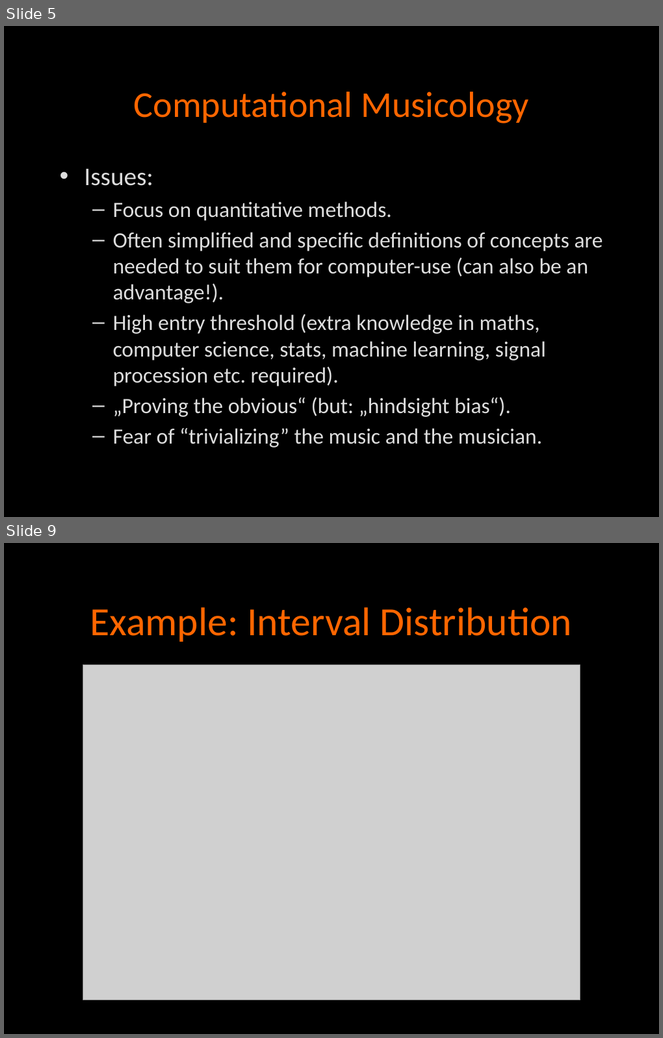
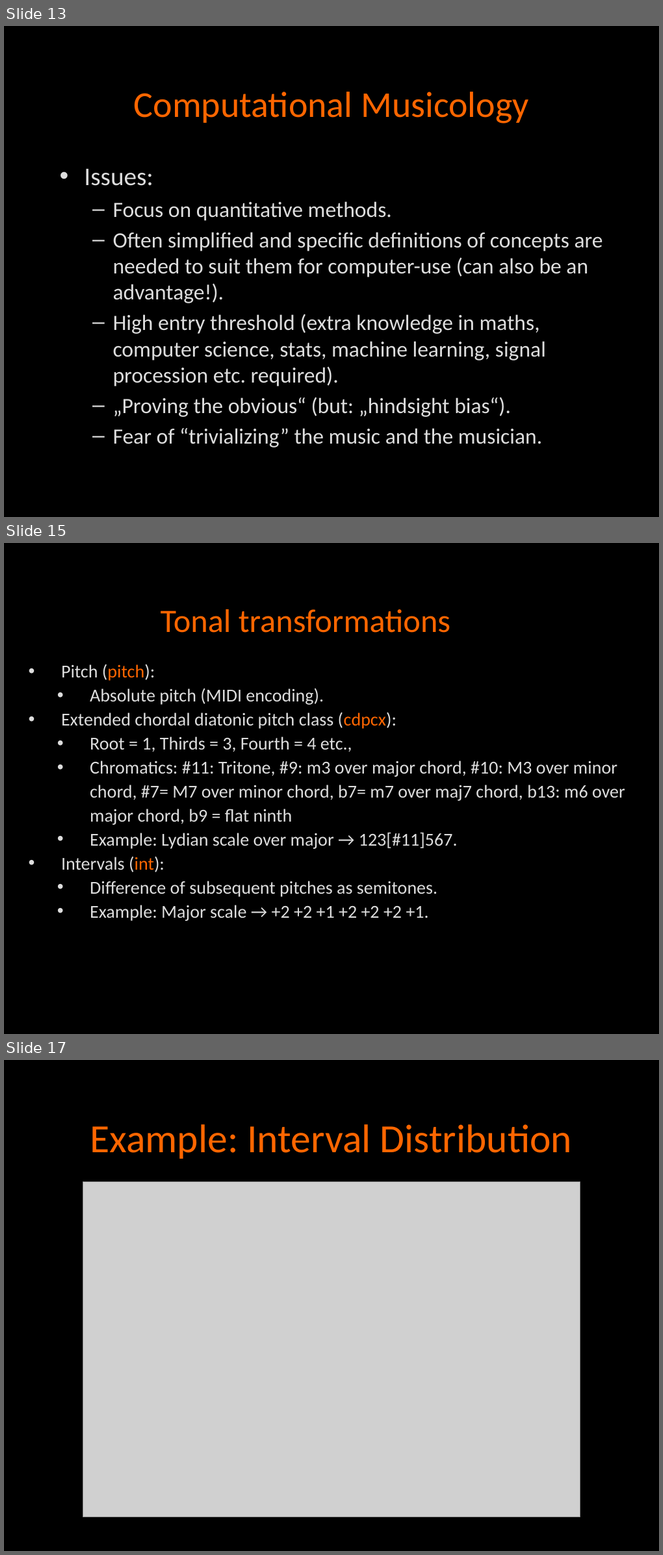
Before and after one commit to klausfrieler/digthatlick_lecture, a slide deck: frieler_ComSysMus_workshop.pptx. Shown one above the other, each under a label of ours: slides 5 and 9 before the commit, slides 13, 15 and 17 after it; the slides between them are not shown. The pictures are 663x1038 and 663x1555 pixels, drawn with LibreOffice and Linux fonts; fonts in the diff are those of the drawing; grey boxes stand for pictures. Boxes give left, top, right and bottom in pixels: in the first picture for what was removed or moved away, otherwise in the second. Text is boxed around its words. In the diff, an @@ line names an element or a change of style, - is before the commit and + after.

```diff
--- a/frieler_ComSysMus_workshop.pptx
+++ b/frieler_ComSysMus_workshop.pptx
@@ slide 15 added at (x1=4, y1=543, x2=659, y2=1034), background #000000; not listed: 2 template elements that a slide beside it also shows @@
@@ title added at (x1=27, y1=581, x2=584, y2=657), outline #000000 0.75 pt, 36 pt, text #FF6600 @@
+Tonal transformations
@@ text added at (x1=61, y1=664, x2=625, y2=921), 20 pt, text #DDDDDD @@
+• Pitch (pitch):
+  • Absolute pitch (MIDI encoding).
+• Extended chordal diatonic pitch class (cdpcx):
+  • Root = 1, Thirds = 3, Fourth = 4 etc.,
+  • Chromatics: #11: Tritone, #9: m3 over major chord, #10: M3 over minor chord, #7= M7 over minor chord, b7= m7 over maj7 chord, b13: m6 over major chord, b9 = flat ninth
+  • Example: Lydian scale over major → 123[#11]567.
+• Intervals (int):
+  • Difference of subsequent pitches as semitones.
+  • Example: Major scale → +2 +2 +1 +2 +2 +2 +1.
@@ what was slide 5 is now slide 13 @@
@@ what was slide 9 is now slide 17 @@
```
Also in this commit, not shown: 6 slides changed, 9 other slides added, 1 slide removed, 1 other file.
